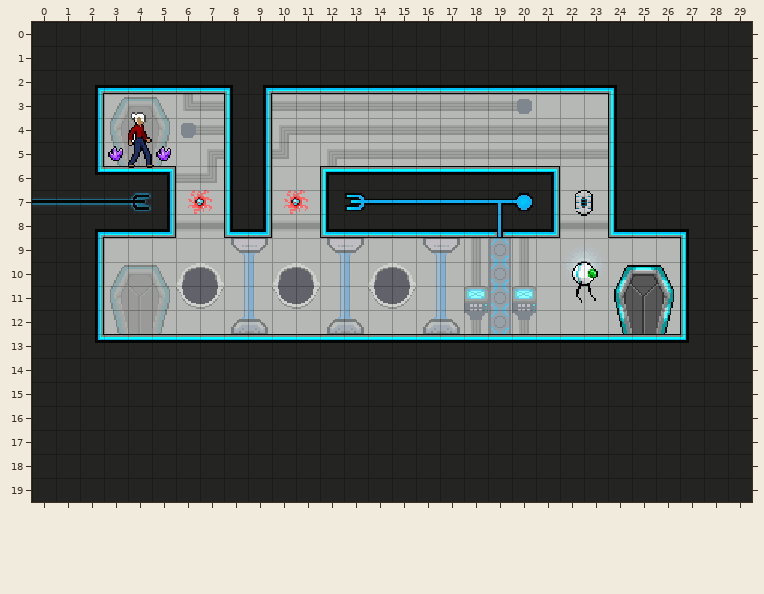
Tiled map (JSON) -- res/map/TheSentinel.json. The picture above was drawn from the file before the commit.
Cells are 16x16 px. Shown: x 0..29, y 0..19.
The same view after the edit:
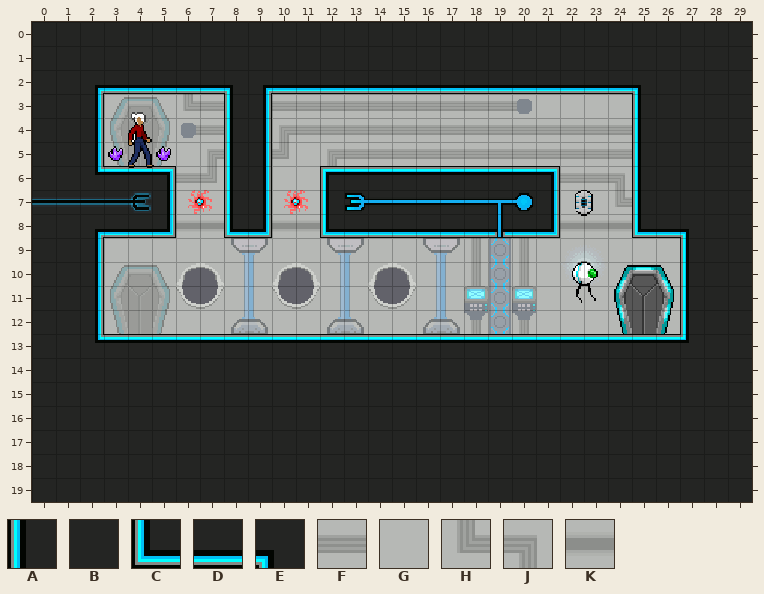
Key: from "main": A 25, B 26, C 50, D 51, E 76, F 276, G 278, H 300, J 301, K 454.
_ is an empty cell.
Edits made:
Layer "Tile Layer 1":
Tile B gives way to tile A in rows 3 to 7 at x 25.
Tile D gives way to tile C in row 8 at x 25.
Tile E gives way to tile D in row 2 at x 24.
Tile B gives way to tile E in row 2 at x 25.
Tile A gives way to tile F in rows 4 to 5 at x 24.
Tile G gives way to tile F in row 6 at x 22 to 23.
Tile A gives way to tile G in row 3 at x 24.
Tile A gives way to tile H in row 7 at x 24.
Tile A gives way to tile J in row 6 at x 24.
Tile C gives way to tile K in row 8 at x 24.
